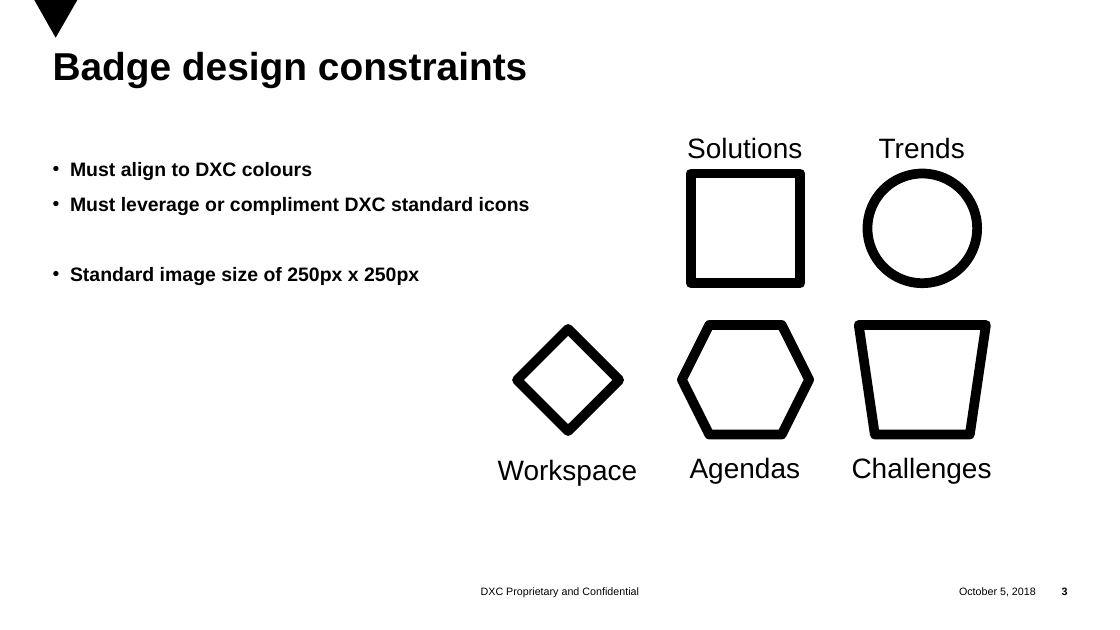
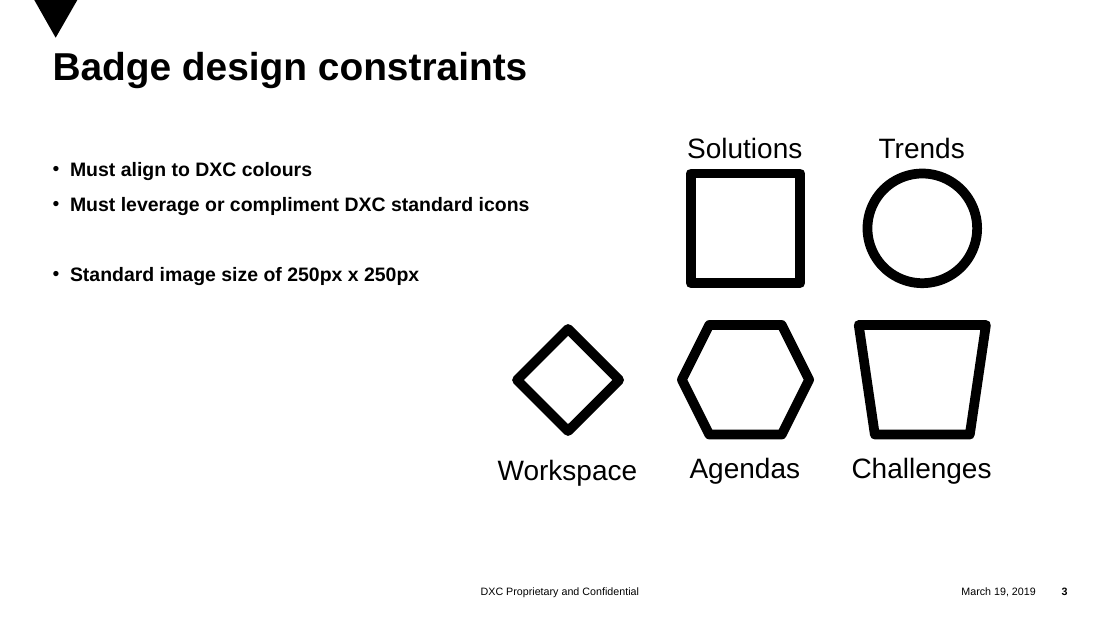
Before and after one commit to EnglishSid/DigitalExplorerDevNotes, a slide deck: slide 3 of Modules/Platform/Achievements/Badges/Digital Explorer Badges.pptx. Drawn at 1120x630 pixels with LibreOffice and Linux fonts; fonts in the diff are those of the drawing; background and template pictures are left out. Boxes give left, top, right and bottom in pixels: in the first picture for what was removed or moved away, otherwise in the second. Text is boxed around its words. In the diff, an @@ line names an element or a change of style, - is before the commit and + after.

Commit message:
:art: Badges

```diff
--- a/Modules/Platform/Achievements/Badges/Digital Explorer Badges.pptx
+++ b/Modules/Platform/Achievements/Badges/Digital Explorer Badges.pptx
@@ text at (961, 587, 1036, 597): text changed @@
-October 5, 2018
+March 19, 2019
```
Also in this commit, not shown: 10 other slides changed, 22 other files.
